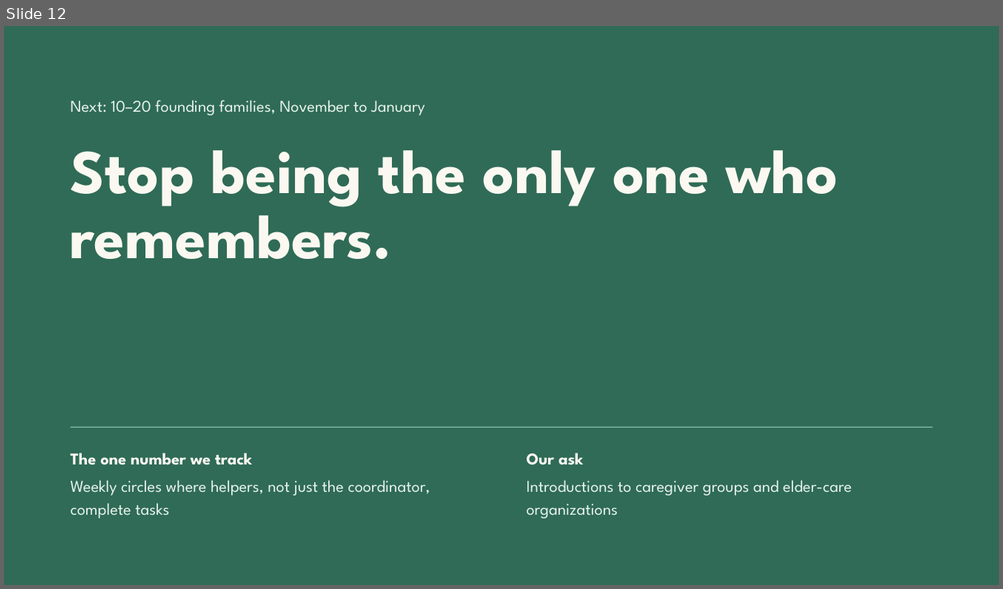
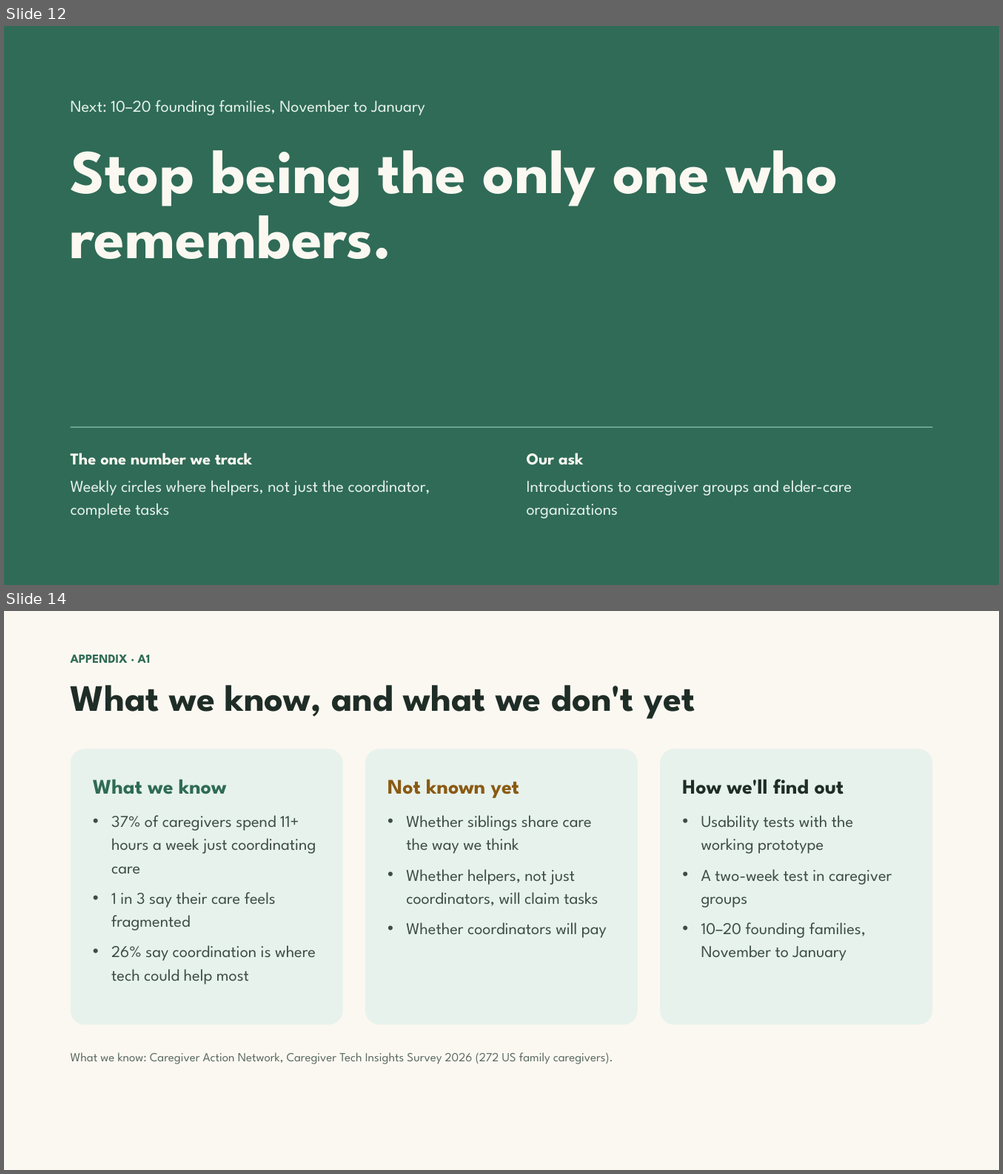
Before and after one commit to Team-Claudia/kindred, a slide deck: docs/pitch/Kindred Demo Day Pitch V3.pptx. Shown one above the other, each under a label of ours: slide 12 before the commit, slides 12 and 14 after it; the slides between them are not shown. The pictures are 1003x589 and 1003x1174 pixels, drawn with LibreOffice and Linux fonts; fonts in the diff are those of the drawing. Boxes give left, top, right and bottom in pixels: in the first picture for what was removed or moved away, otherwise in the second. Text is boxed around its words. In the diff, an @@ line names an element or a change of style, - is before the commit and + after.

```diff
--- a/docs/pitch/Kindred Demo Day Pitch V3.pptx
+++ b/docs/pitch/Kindred Demo Day Pitch V3.pptx
@@ slide 14 added at box(4, 611, 999, 1170), background #FBF8F1 @@
@@ text added at box(71, 655, 151, 663), 12 pt, text #2F6B57, bold @@
+APPENDIX · A1
@@ title added at box(71, 685, 694, 719), 36 pt, text #1F2D27, bold @@
+What we know, and what we don't yet
@@ rounded rectangle added at box(71, 749, 343, 1025), fill #E7F2EC @@
@@ rounded rectangle added at box(365, 749, 637, 1025), fill #E7F2EC @@
@@ rounded rectangle added at box(660, 749, 932, 1025), fill #E7F2EC @@
@@ text added at box(93, 779, 316, 985), 16 pt, text #3D4D46 @@
+What we know
+• 37% of caregivers spend 11+ hours a week just coordinating care
+• 1 in 3 say their care feels fragmented
+• 26% say coordination is where tech could help most
@@ text added at box(387, 779, 606, 938), 16 pt, text #3D4D46 @@
+Not known yet
+• Whether siblings share care the way we think
+• Whether helpers, not just coordinators, will claim tasks
+• Whether coordinators will pay
@@ text added at box(682, 779, 891, 961), 16 pt, text #3D4D46 @@
+How we'll find out
+• Usability tests with the working prototype
+• A two-week test in caregiver groups
+• 10–20 founding families, November to January
@@ text added at box(71, 1053, 613, 1065), 12 pt, text #5B6B63 @@
+What we know: Caregiver Action Network, Caregiver Tech Insights Survey 2026 (272 US family caregivers).
```
Also in this commit, not shown: 8 other slides added, 5 other files.
